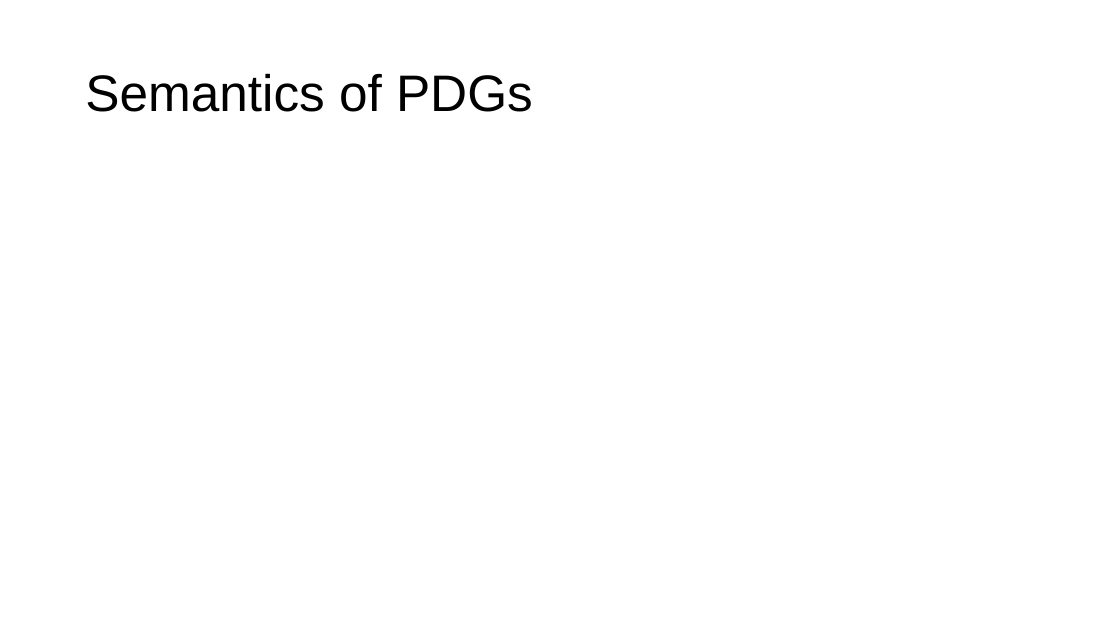
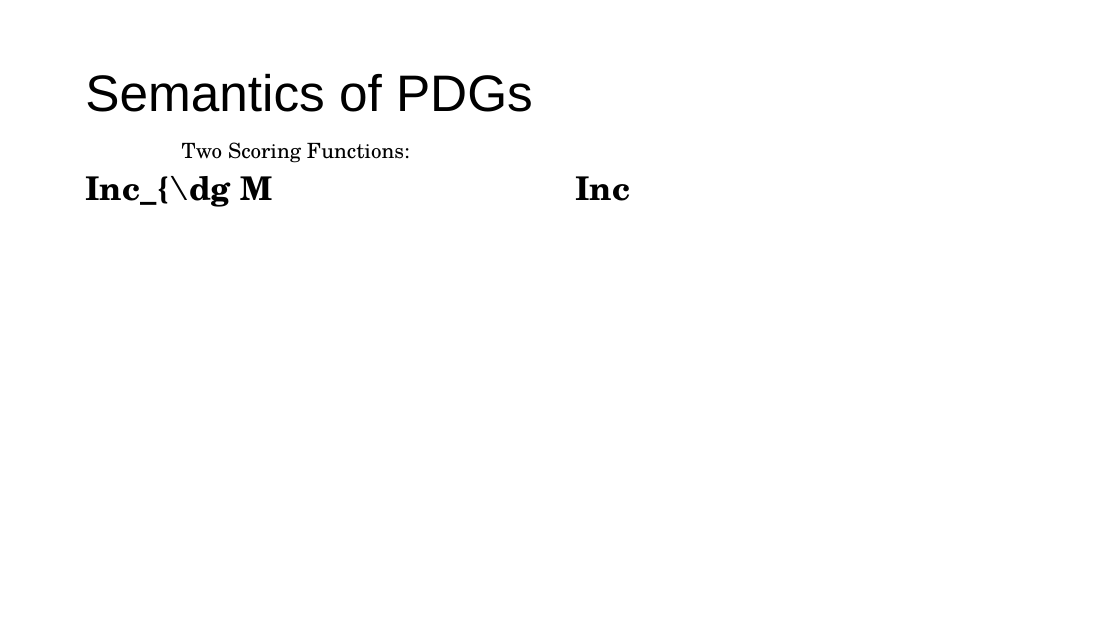
Before and after one commit to orichardson/pdg-expts, a slide deck: slide 4 of present/AISTATS-2022/one-true-loss.pptx (slide 3 before the commit). Drawn at 1120x630 pixels with LibreOffice and Linux fonts; fonts in the diff are those of the drawing. Boxes give left, top, right and bottom in pixels: in the first picture for what was removed or moved away, otherwise in the second. Text is boxed around its words. In the diff, an @@ line names an element or a change of style, - is before the commit and + after.

```diff
--- a/present/AISTATS-2022/one-true-loss.pptx
+++ b/present/AISTATS-2022/one-true-loss.pptx
@@ text added at [182, 142, 410, 163], 18 pt, text #000000 @@
+Two Scoring Functions:
@@ text added at [85, 176, 272, 207], 28 pt, text #000000, bold @@
+Inc_{\dg M
@@ text added at [575, 176, 630, 201], 28 pt, text #000000, bold @@
+Inc
```
Also in this commit, not shown: 3 other slides changed, 19 slides added, 3 slides removed, 2 other files.
